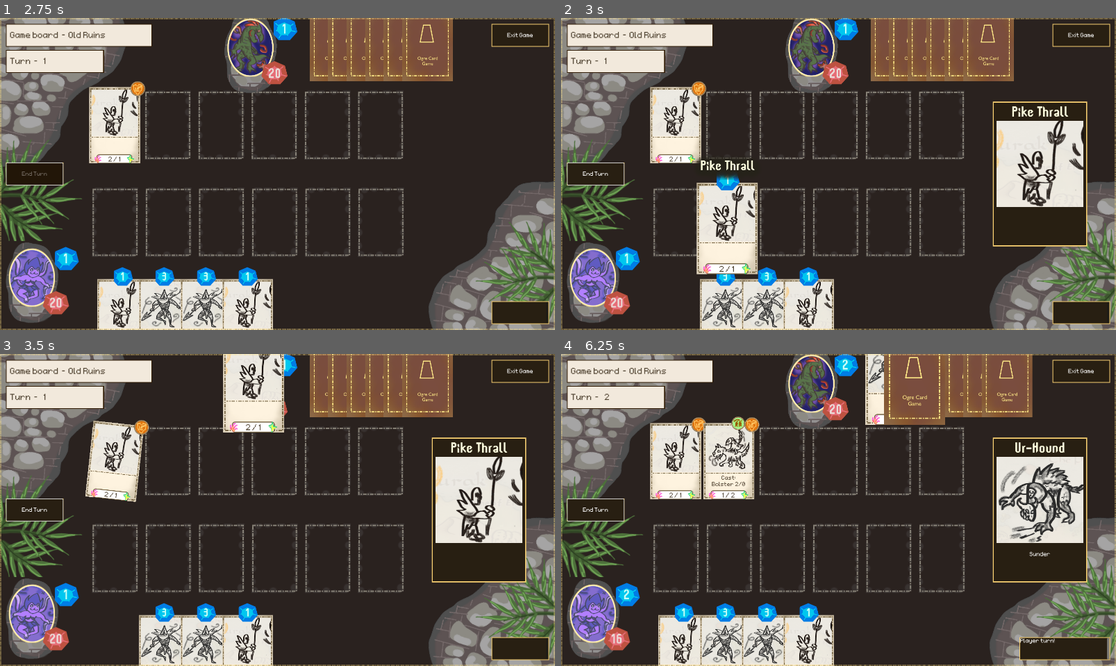
Above: before the commit, frames 1-4 (two rows, left to right).
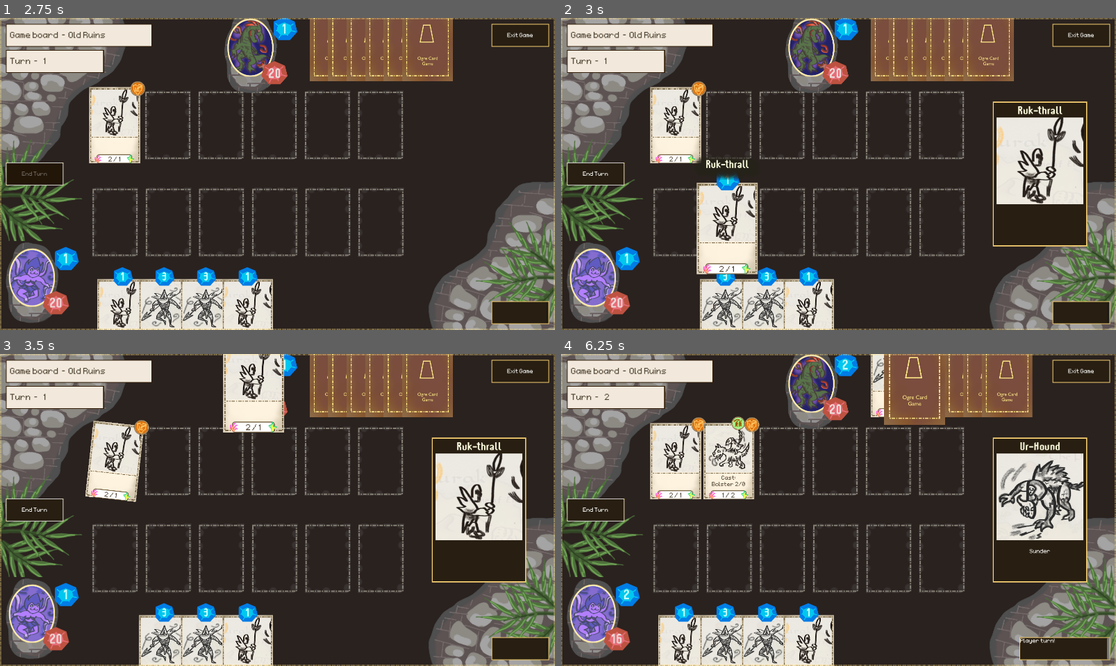
Above: after the commit, the same moments.

Repository: OttoElomaa/Godot-4-Ogre-Card-Game
Game: Godot game, scene res://GameScenes/main.tscn
The game is run twice, just before and just after one commit, with the same random seed, the same clock (stepped at 60 frames per second) and the same inputs.
Inputs (mouse positions are in pixels of both pictures, inside the frame that each line leads up to):
- Up to frame 1 (2.75 s): click (33, 174) at 0.5 s; click (33, 174) at 1.25 s; click (33, 174) at 2 s
- Up to frame 2 (3 s): drag from (683, 317) to (816, 49) at 2.77 s
- Up to frame 3 (3.5 s): no input
- Up to frame 4 (6.25 s): drag from (727, 653) to (816, 385) at 3.52 s; move the mouse to (766, 653) at 4.27 s; click (766, 653) at 4.42 s; drag from (810, 653) to (894, 378) at 5.02 s; tap Enter at 5.75 s; drag from (849, 653) to (894, 378) at 5.77 s

Frame 1 is identical in both runs. In frame 2, 1.6% of the frame differs, in the area x 25-95%, y 28-61%; in frame 3, 1.4%; in frame 4, 2.7%, in the area x 54-95%, y 0-65%.

Commit message:
Small - CardsManager: Fixed card on hover logic, by putting most visual changes in physicsProcess (it was smart i swear)

Diff:
--- a/Cards/Creatures/Cr-Pikeman.tscn
+++ b/Cards/Creatures/Cr-Pikeman.tscn
@@ -4,7 +4,7 @@
 [ext_resource type="Texture2D" uid="uid://ycjlvok6deon" path="res://Art/CardArt/card-art-creature-pikeman.png" id="2_r2e3n"]
 
 [node name="Card-Cr-Pikeman" instance=ExtResource("1_hwuew")]
-cardName = "Pike Thrall"
+cardName = "Ruk-thrall"
 manaCost = 1
 startingDamage = 2
 startingHealth = 1
--- a/Fonts/LabelSet-Header-OffWhiteYellow50.tres
+++ b/Fonts/LabelSet-Header-OffWhiteYellow50.tres
@@ -4,5 +4,5 @@
 
 [resource]
 font = ExtResource("1_ohydv")
-font_size = 50
+font_size = 40
 font_color = Color(1, 1, 0.878431, 1)
--- a/GameScenes/cards_manager.gd
+++ b/GameScenes/cards_manager.gd
@@ -24,6 +24,7 @@
 
 var dumbHandDrawCounter := 0
 var mainCardInfoShown := false
+var hoverCheckNeeded := false
 
 
 
@@ -101,9 +102,20 @@
 		#c.position.y = clamp(c.position.y, screenSize.position.y, screenSize.end.y)
 
 	#### HIGHLIGHT A CARD ON HOVER -> Not when mouse over a stack of cards
-	if currentHoveredCards.size() == 1:
-		var card = currentHoveredCards[0]
-		toggleCardHighlight(card, true)
+	#if currentHoveredCards.size() == 1 and hoverCheckNeeded:
+	if hoverCheckNeeded and not currentHoveredCards.is_empty():
+		var lastIndex := currentHoveredCards.size() - 1
+
+		for i in range(currentHoveredCards.size()):
+			if i != lastIndex:
+				toggleHighlightTwo(false, currentHoveredCards[i])
+
+		var card = currentHoveredCards[lastIndex]
+		toggleHighlightTwo(true, card)
+
+		mainCardInfoShown = true
+		main.toggleCardInfo(true, card)
+		hoverCheckNeeded = false
 
 	if mainCardInfoShown:
 		if currentHoveredCards.is_empty():
@@ -221,16 +233,19 @@
 	toggleCardHighlight(card, true)
 
 	card.toggleCardName(true)
-	mainCardInfoShown = true
-	main.toggleCardInfo(true, card)
+	hoverCheckNeeded = true
+	#mainCardInfoShown = true
+	#main.toggleCardInfo(true, card)
 
 
 
 func onHoverCardOff(card:Card):
 	prints("hover on card off: ", card)
 	toggleCardHighlight(card, false)
+	toggleHighlightTwo(false, card)
 
 	card.toggleCardName(false)
+	hoverCheckNeeded = true
 
 
 
@@ -243,12 +258,16 @@
 			currentHoveredCards.append(card)
 	else:
 		currentHoveredCards.erase(card)
+
+
+
+func toggleHighlightTwo(enable:bool, card:Card):
+	if enable:
+		card.scale = CARD_HIGHLIGHTED_SCALE
+		card.z_index = 2
+	else:
 		card.scale = CARD_NORMAL_SCALE
 		card.z_index = 1
-
-	if toHighlight:
-		card.scale = CARD_HIGHLIGHTED_SCALE
-		card.z_index = 2
 
 
 
--- a/GameScenes/main.gd
+++ b/GameScenes/main.gd
@@ -177,9 +177,9 @@
 
 	#### SHOW
 	cardInfo.show()
-	cardInfo.get_node("Panel/MarginContainer/VBoxContainer/NameLabel").text = card.cardName
-	cardInfo.get_node("Panel/MarginContainer/VBoxContainer/CardArt").texture = card.cardArt
-	cardInfo.get_node("Panel/MarginContainer/VBoxContainer/EffectText").text = card.effectText
+	cardInfo.get_node("Panel/Margin/VBox/NameLabel").text = card.cardName
+	cardInfo.get_node("Panel/Margin/VBox/CardArt").texture = card.cardArt
+	cardInfo.get_node("Panel/Margin/VBox/EffectText").text = card.effectText
 
 
 
--- a/GameScenes/main.tscn
+++ b/GameScenes/main.tscn
@@ -412,35 +412,35 @@
 layout_mode = 2
 theme_override_styles/panel = ExtResource("5_hys5q")
 
-[node name="MarginContainer" type="MarginContainer" parent="CanvasLayer/CardInfoPane/Panel"]
+[node name="Margin" type="MarginContainer" parent="CanvasLayer/CardInfoPane/Panel"]
 layout_mode = 2
 theme_override_constants/margin_left = 10
 theme_override_constants/margin_top = 10
 theme_override_constants/margin_right = 10
 theme_override_constants/margin_bottom = 10
 
-[node name="VBoxContainer" type="VBoxContainer" parent="CanvasLayer/CardInfoPane/Panel/MarginContainer"]
-layout_mode = 2
-
-[node name="NameLabel" type="Label" parent="CanvasLayer/CardInfoPane/Panel/MarginContainer/VBoxContainer"]
+[node name="VBox" type="VBoxContainer" parent="CanvasLayer/CardInfoPane/Panel/Margin"]
+layout_mode = 2
+
+[node name="NameLabel" type="Label" parent="CanvasLayer/CardInfoPane/Panel/Margin/VBox"]
 layout_mode = 2
 text = "Card Name"
 label_settings = ExtResource("21_q5r8w")
 horizontal_alignment = 1
 
-[node name="CardArt" type="TextureRect" parent="CanvasLayer/CardInfoPane/Panel/MarginContainer/VBoxContainer"]
+[node name="CardArt" type="TextureRect" parent="CanvasLayer/CardInfoPane/Panel/Margin/VBox"]
 custom_minimum_size = Vector2(0, 300)
 layout_mode = 2
 texture = ExtResource("22_j8g12")
 expand_mode = 2
 stretch_mode = 4
 
-[node name="EmptyLine" type="Label" parent="CanvasLayer/CardInfoPane/Panel/MarginContainer/VBoxContainer"]
+[node name="EmptyLine" type="Label" parent="CanvasLayer/CardInfoPane/Panel/Margin/VBox"]
 layout_mode = 2
 label_settings = ExtResource("6_m0cpn")
 horizontal_alignment = 1
 
-[node name="EffectText" type="Label" parent="CanvasLayer/CardInfoPane/Panel/MarginContainer/VBoxContainer"]
+[node name="EffectText" type="Label" parent="CanvasLayer/CardInfoPane/Panel/Margin/VBox"]
 layout_mode = 2
 text = "Effect text goes here."
 label_settings = ExtResource("6_m0cpn")
